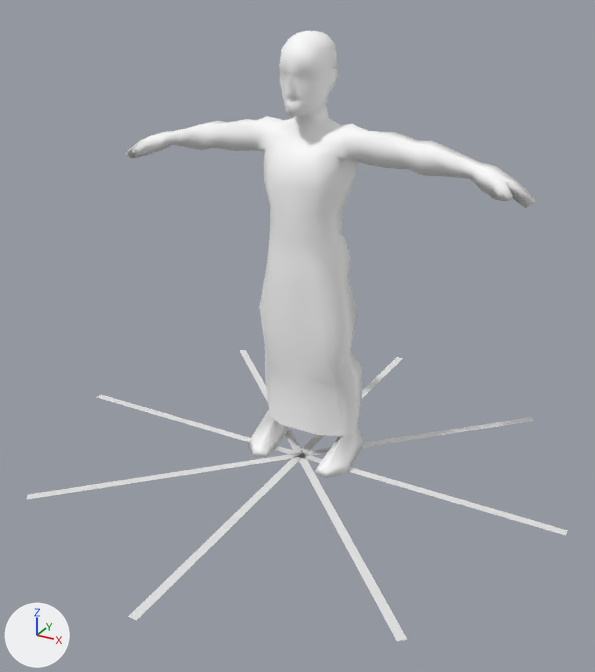
Before and after pictures for a commit that changed the FBX model Contents/mods/The Last of Us Infected/media/anims_X/Zombie/clicker_TurnL180_Alerted.fbx.
Camera for both pictures: a 50 mm camera at (83.5, -153.2, 108.4) aimed at (2.4, -5.8, 34.7). Arrows for +X, +Y and +Z are at lower left; the lights stay in place. Where no turn or scale is listed for an object, it has been applied to the vertices.
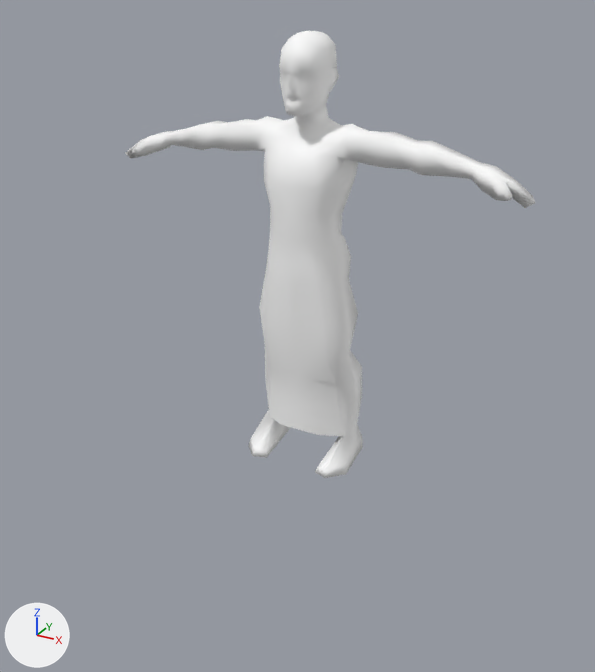
Pixel boxes [x1, y1, x2, y2] of what changed, in the pictures (595 x 672 px):
```json
{"object": "Plane.004", "change": "deleted", "before": [240, 350, 407, 641]}
{"object": "Plane.002", "change": "deleted", "before": [128, 357, 403, 620]}
{"object": "Plane.005", "change": "deleted", "before": [27, 417, 534, 500]}
{"object": "Plane.003", "change": "deleted", "before": [97, 395, 568, 535]}
```

Edits to the scene script, one JSON object a line:
```json
{"op": "remove", "block": "ob_plane_003", "code": ["ob_plane_003 = bpy.data.objects.new('Plane.003', me_plane_003)", "ob_plane_003.location = (0.0, 0.0, 0.0)"]}
{"op": "remove", "block": "ob_plane_004", "code": ["ob_plane_004 = bpy.data.objects.new('Plane.004', me_plane_004)", "ob_plane_004.location = (0.0, 0.0, 0.0)"]}
{"op": "remove", "block": "ob_plane_005", "code": ["ob_plane_005 = bpy.data.objects.new('Plane.005', me_plane_005)", "ob_plane_005.location = (0.0, 0.0, 0.0)"]}
{"op": "remove", "block": "ob_plane_002", "code": ["ob_plane_002 = bpy.data.objects.new('Plane.002', me_plane_002)", "ob_plane_002.location = (0.0, 0.0, 0.0)"]}
```
